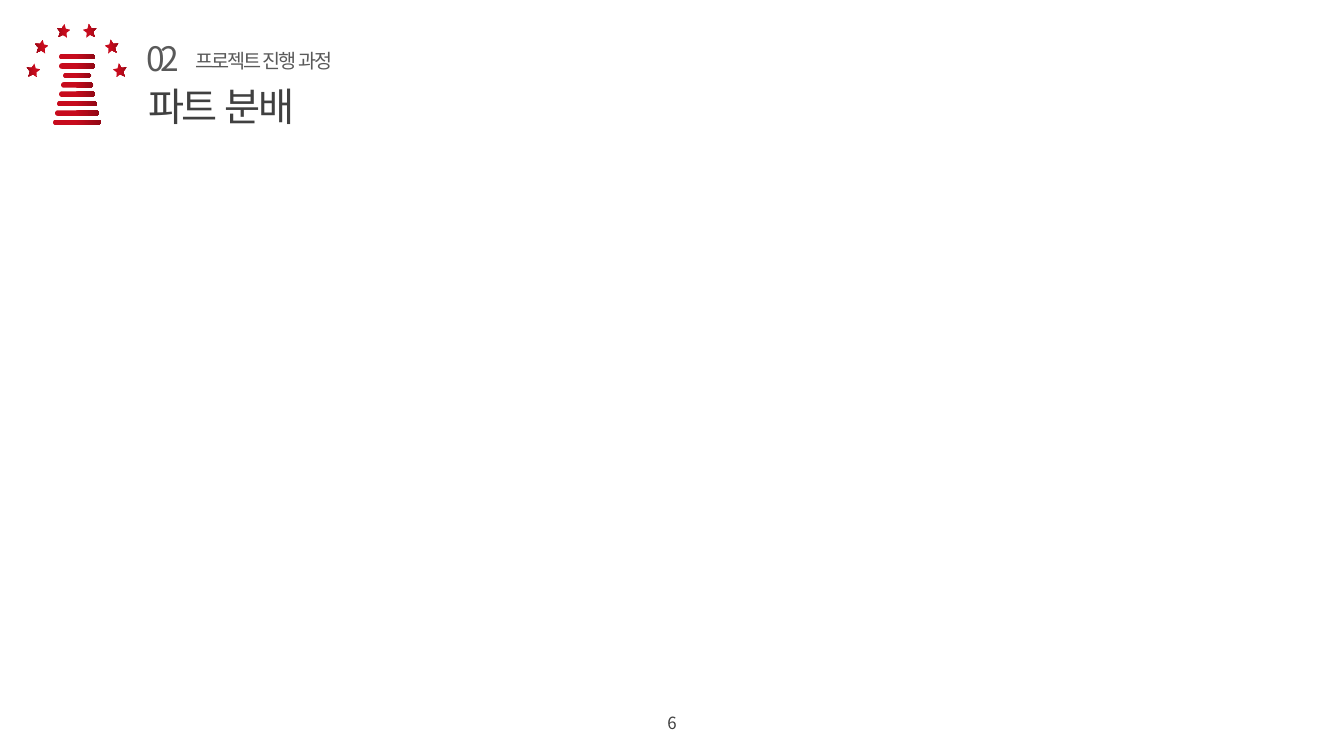
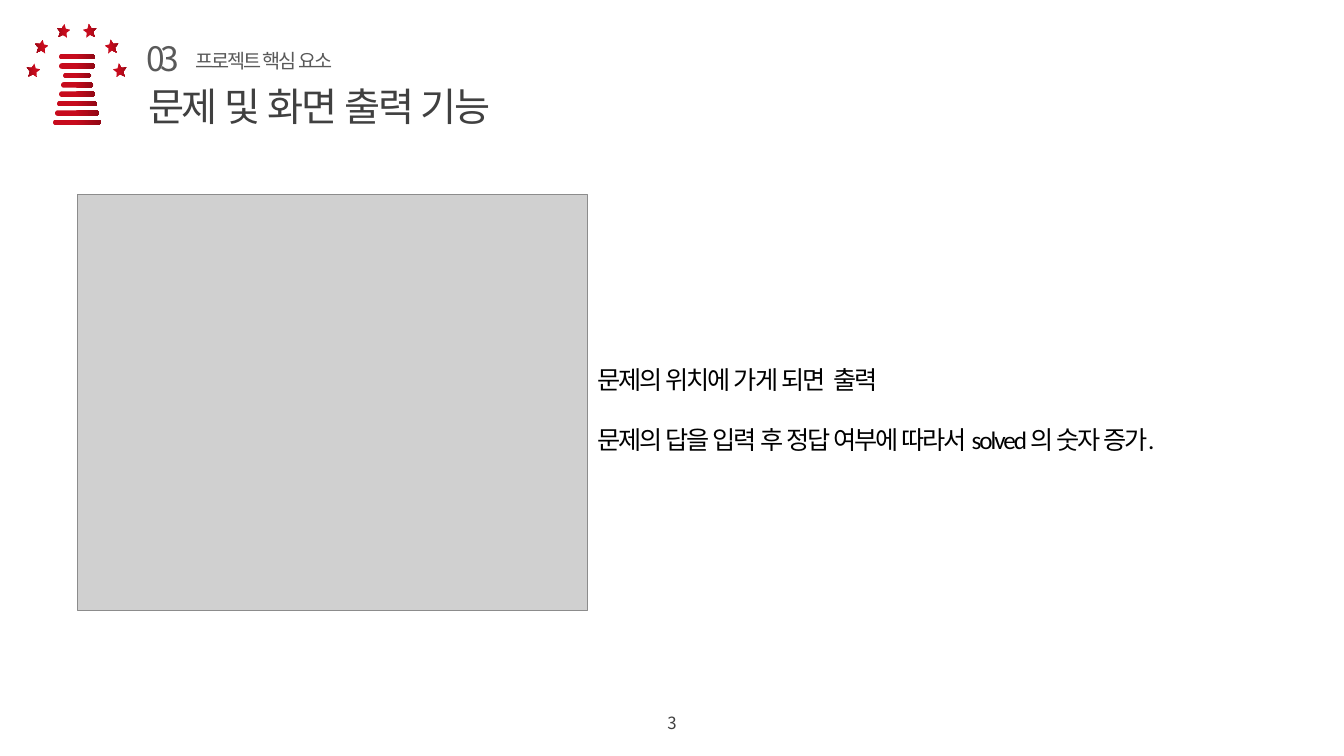
Before and after one commit to azx206/system-programing, a slide deck: slide 13 of 문서 및 동영상 자료/시스템 프로그래밍 MINT CHOCO.pptx (slide 6 before the commit). Drawn at 1344x756 pixels with LibreOffice and Linux fonts; fonts in the diff are those of the drawing; grey boxes stand for pictures; background and template pictures are left out. Boxes give left, top, right and bottom in pixels: in the first picture for what was removed or moved away, otherwise in the second. Text is boxed around its words. In the diff, an @@ line names an element or a change of style, - is before the commit and + after.

```diff
--- a/문서 및 동영상 자료/시스템 프로그래밍 MINT CHOCO.pptx
+++ b/문서 및 동영상 자료/시스템 프로그래밍 MINT CHOCO.pptx
@@ text at (146, 46, 179, 72): text changed @@
-02
+03
@@ text at (195, 52, 332, 70): text changed @@
-프로젝트 진행 과정
+프로젝트 핵심 요소
@@ text at (148, 88, 491, 124): text changed @@
-파트 분배
+문제 및 화면 출력 기능
@@ picture added at (78, 195, 588, 610) @@
@@ text added at (598, 368, 1155, 451), 18 pt, text #000000 @@
+문제의 위치에 가게 되면 출력
+문제의 답을 입력 후 정답 여부에 따라서 solved 의 숫자 증가.
@@ text at (667, 716, 676, 729): text changed @@
-6
+3
```
Also in this commit, not shown: 4 other slides changed, 4 slides added, 1 other file.
